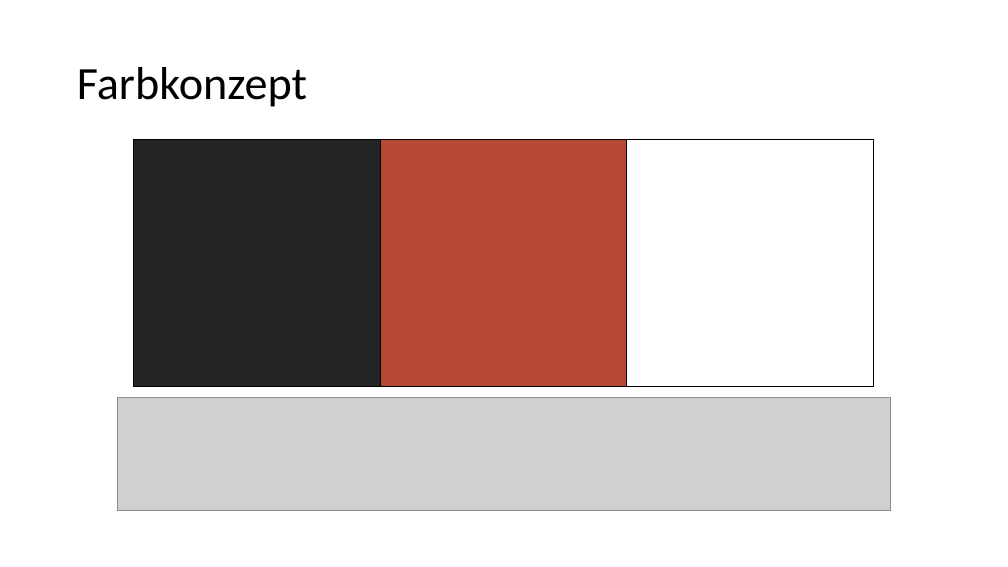
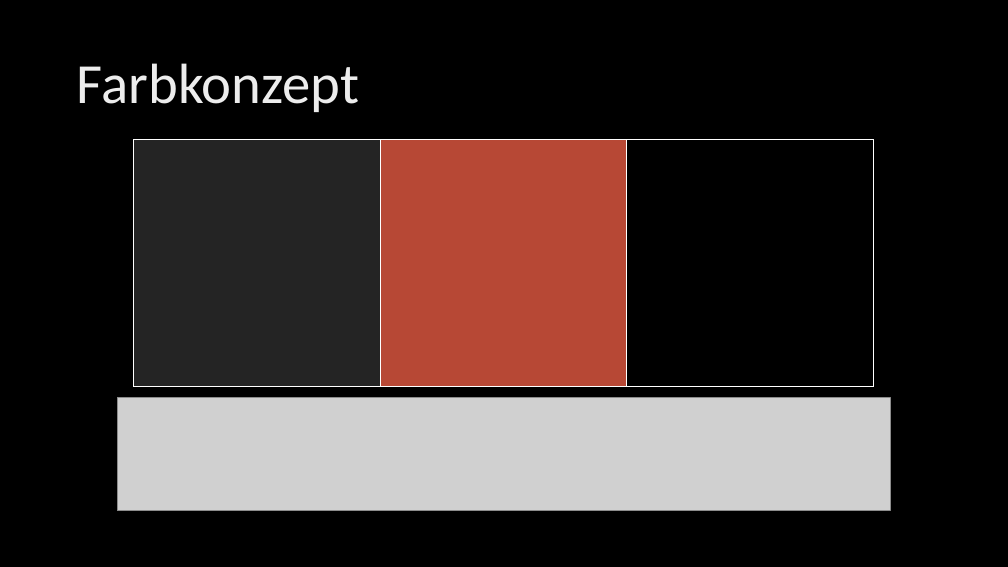
Before and after one commit to zioerjens/School_GIBB, a slide deck: slide 3 of m152_presentation.pptx. Drawn at 1008x567 pixels with LibreOffice and Linux fonts; fonts in the diff are those of the drawing; grey boxes stand for pictures; background and template pictures are left out. Boxes give left, top, right and bottom in pixels: in the first picture for what was removed or moved away, otherwise in the second. Text is boxed around its words. In the diff, an @@ line names an element or a change of style, - is before the commit and + after.

```diff
--- a/m152_presentation.pptx
+++ b/m152_presentation.pptx
@@ background #FFFFFF to picture (left out) @@
@@ title "Farbkonzept" at (x1=77, y1=63, x2=360, y2=112): size 44 to 54 pt, text colour #000000 to gradient #DEDEDE to #EDEDED to #FFFFFF @@
@@ rectangle at (x1=134, y1=140, x2=380, y2=386): outline #000000 1 pt to #FFFFFF 1 pt @@
@@ rectangle at (x1=380, y1=140, x2=627, y2=386): outline #000000 1 pt to #FFFFFF 1 pt @@
@@ rectangle at (x1=627, y1=140, x2=873, y2=386): fill #FFFFFF to #000000; outline #000000 1 pt to #FFFFFF 1 pt @@
```
Also in this commit, not shown: 7 other slides changed, 1 slide added.
